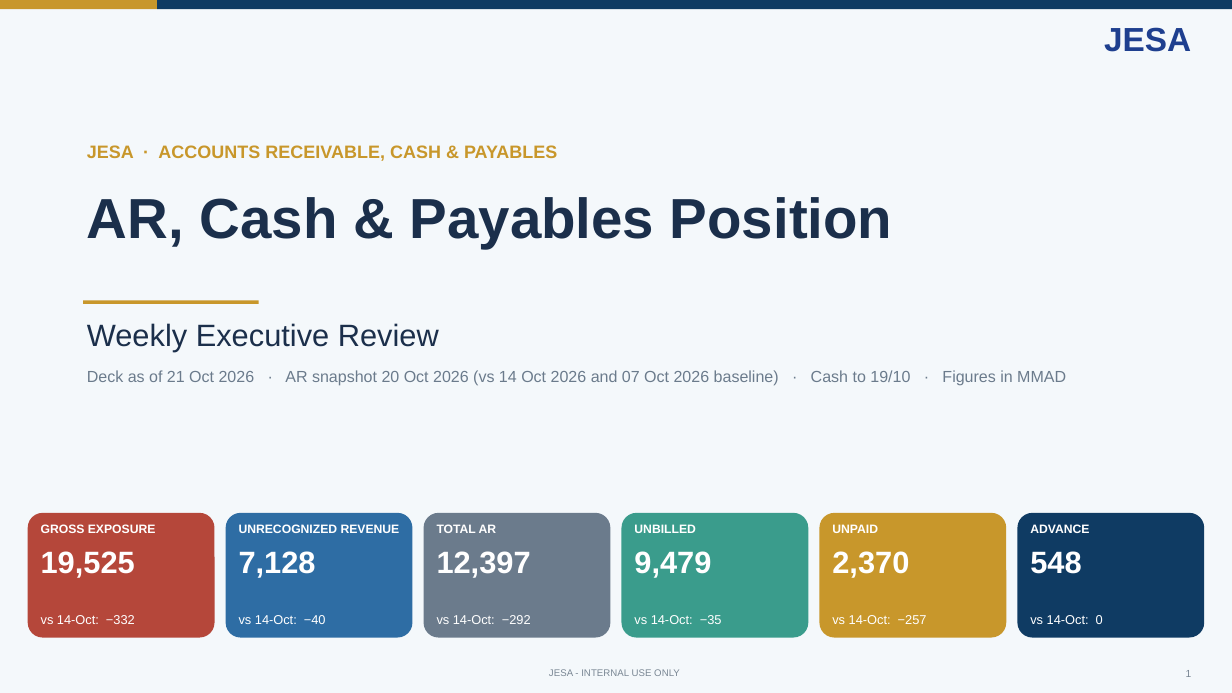
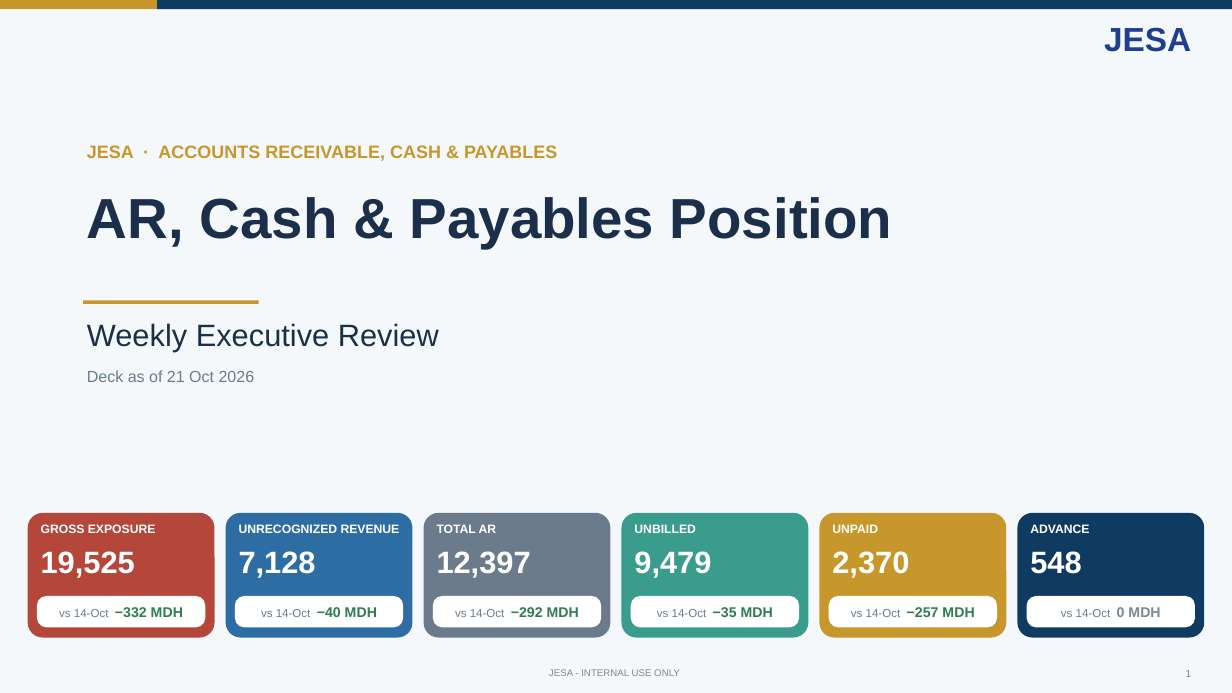
Before and after one commit to cherkaouihassan-art/Skills-Repo, a slide deck: slide 1 of weekly-ar-cash-deck/output/JESA_AR_Cash_Position_2026-10-21.pptx. Drawn at 1232x693 pixels with LibreOffice and Linux fonts; fonts in the diff are those of the drawing. Boxes give left, top, right and bottom in pixels: in the first picture for what was removed or moved away, otherwise in the second. Text is boxed around its words. In the diff, an @@ line names an element or a change of style, - is before the commit and + after.

```diff
--- a/weekly-ar-cash-deck/output/JESA_AR_Cash_Position_2026-10-21.pptx
+++ b/weekly-ar-cash-deck/output/JESA_AR_Cash_Position_2026-10-21.pptx
@@ text at bbox=[87, 370, 255, 382]: text changed @@
-Deck as of 21 Oct 2026 · AR snapshot 20 Oct 2026 (vs 14 Oct 2026 and 07 Oct 2026 baseline) · Cash to 19/10 · Figures in MMAD
+Deck as of 21 Oct 2026
@@ rounded rectangle added at bbox=[37, 596, 205, 628], fill #FFFFFF @@
@@ rounded rectangle added at bbox=[235, 596, 403, 628], fill #FFFFFF @@
@@ rounded rectangle added at bbox=[433, 596, 601, 628], fill #FFFFFF @@
@@ rounded rectangle added at bbox=[631, 596, 799, 628], fill #FFFFFF @@
@@ rounded rectangle added at bbox=[829, 596, 997, 628], fill #FFFFFF @@
@@ vertical alignment top to middle in 6 elements at bbox=[59, 607, 183, 617], bbox=[261, 607, 377, 617], bbox=[455, 607, 579, 617], bbox=[657, 607, 773, 617], bbox=[851, 607, 974, 617], bbox=[1061, 607, 1160, 617] @@
@@ rounded rectangle added at bbox=[1027, 596, 1195, 628], fill #FFFFFF @@
@@ text at bbox=[59, 607, 183, 617]: text changed; size 10 to 9 pt; text colour #FFFFFF to #6B7B8C @@
-vs 14-Oct: −332
+vs 14-Oct −332 MDH
@@ text at bbox=[261, 607, 377, 617]: text changed; size 10 to 9 pt; text colour #FFFFFF to #6B7B8C @@
-vs 14-Oct: −40
+vs 14-Oct −40 MDH
@@ text at bbox=[455, 607, 579, 617]: text changed; size 10 to 9 pt; text colour #FFFFFF to #6B7B8C @@
-vs 14-Oct: −292
+vs 14-Oct −292 MDH
@@ text at bbox=[657, 607, 773, 617]: text changed; size 10 to 9 pt; text colour #FFFFFF to #6B7B8C @@
-vs 14-Oct: −35
+vs 14-Oct −35 MDH
@@ text at bbox=[851, 607, 974, 617]: text changed; size 10 to 9 pt; text colour #FFFFFF to #6B7B8C @@
-vs 14-Oct: −257
+vs 14-Oct −257 MDH
@@ text at bbox=[1061, 607, 1160, 617]: text changed; size 10 to 9 pt; text colour #FFFFFF to #6B7B8C @@
-vs 14-Oct: 0
+vs 14-Oct 0 MDH
```
Also in this commit, not shown: 29 other slides changed, 1 slide added, 6 other files.
